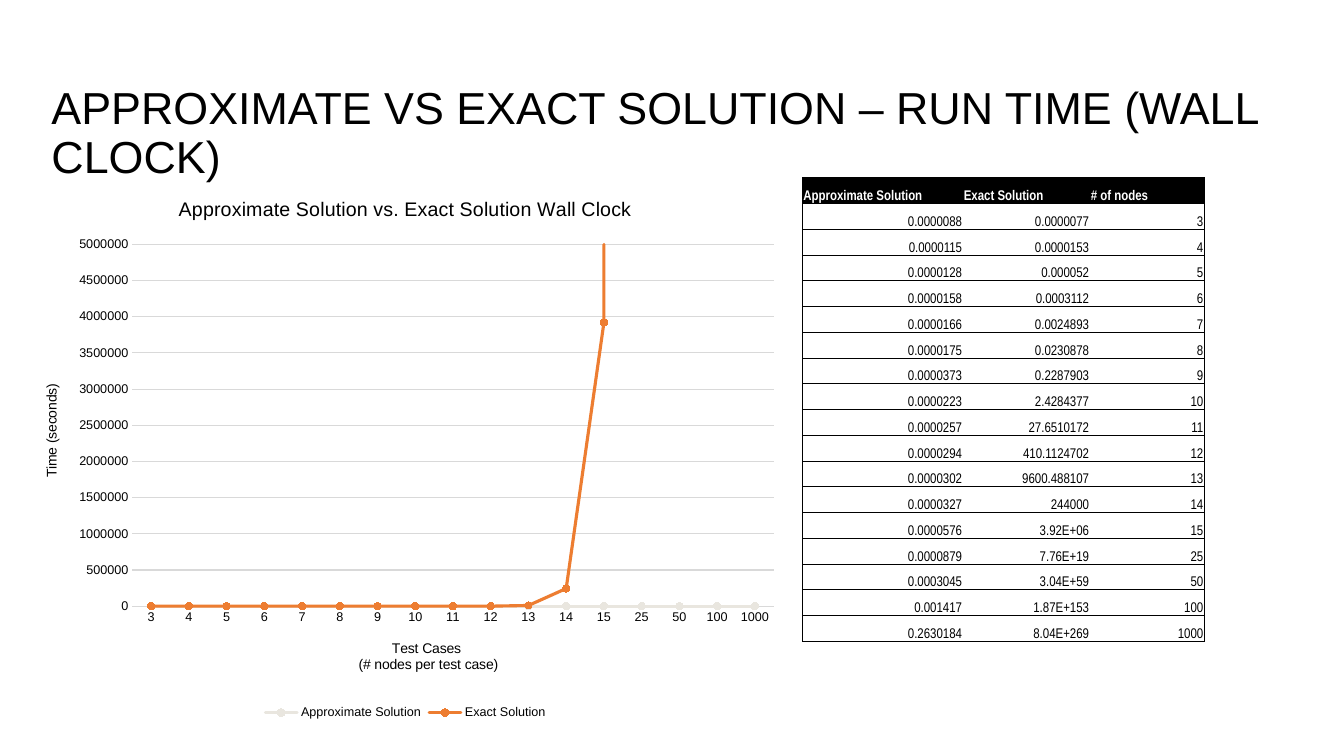
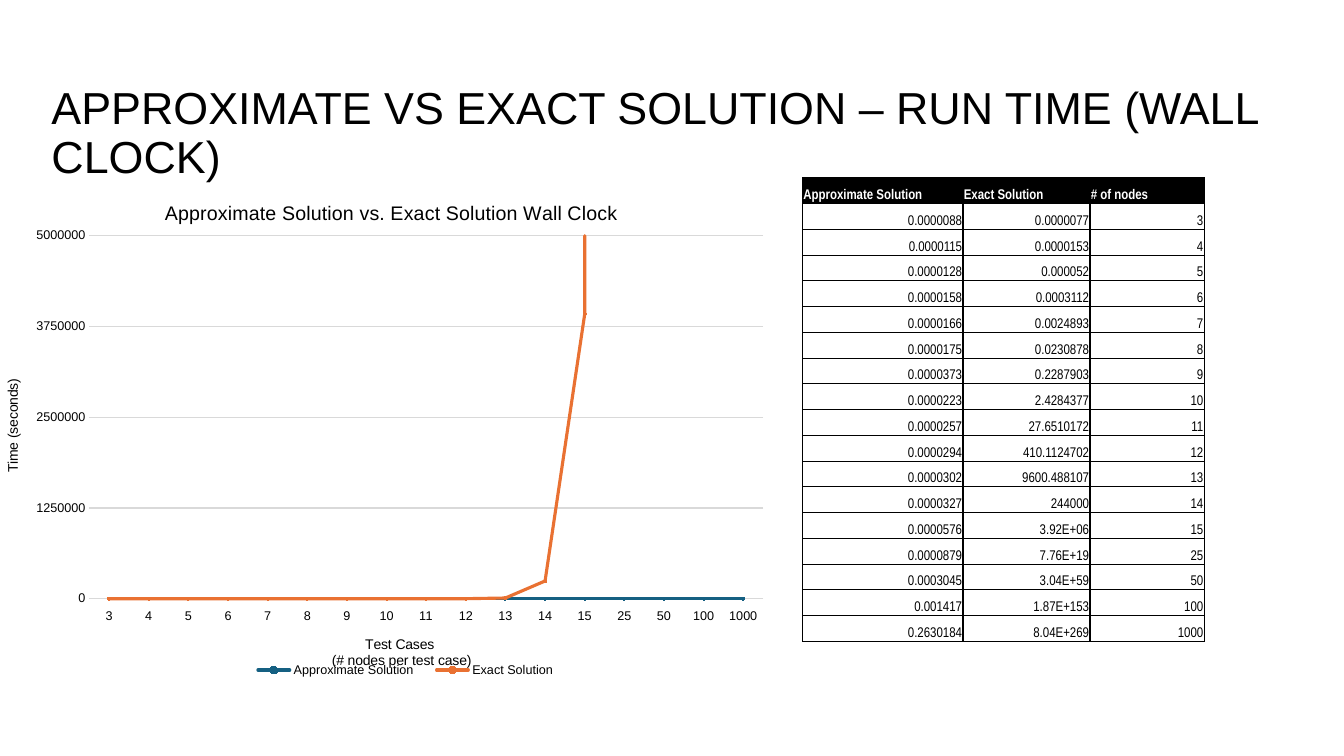
Before and after one commit to PictureOfGray/CS412-Team-NAME, a slide deck: slide 17 of presentations/TeamNAMETSP.pptx. Drawn at 1344x756 pixels with LibreOffice and Linux fonts; fonts in the diff are those of the drawing; background and template pictures are left out. Boxes give left, top, right and bottom in pixels: in the first picture for what was removed or moved away, otherwise in the second. Text is boxed around its words. In the diff, an @@ line names an element or a change of style, - is before the commit and + after.

Commit message:
exact presentation done

```diff
--- a/presentations/TeamNAMETSP.pptx
+++ b/presentations/TeamNAMETSP.pptx
@@ table: place and size @@
-table at bbox=[803, 177, 1204, 646]
+table at bbox=[803, 177, 1204, 642]
@@ line stacked chart at bbox=[1, 197, 767, 684] @@
@@ line stacked chart to line chart @@
@@ title "Approximate Solution vs. Exact Solution Wall Clock " to "Approximate Solution vs. Exact Solution Wall Clock" @@
@@ colour of Approximate Solution #E9E6DF to #156082 @@
@@ colour of Exact Solution #ED7D31 to #E97132 @@
@@ category axis title "Test Cases  (# nodes per test case) " to "Test Cases  (# nodes per test case)" @@
@@ value axis title "Time (seconds) " to "Time (seconds)" @@
@@ legend changed @@
@@ category axis changed @@
@@ value axis changed @@
@@ plot area changed @@
@@ lettering changed @@
@@ line chart: place and size @@
-line chart at bbox=[22, 177, 789, 724]
+line chart at bbox=[1, 197, 767, 684]
```
Also in this commit, not shown: 16 other slides changed, 5 slides added, 9 slides removed.
